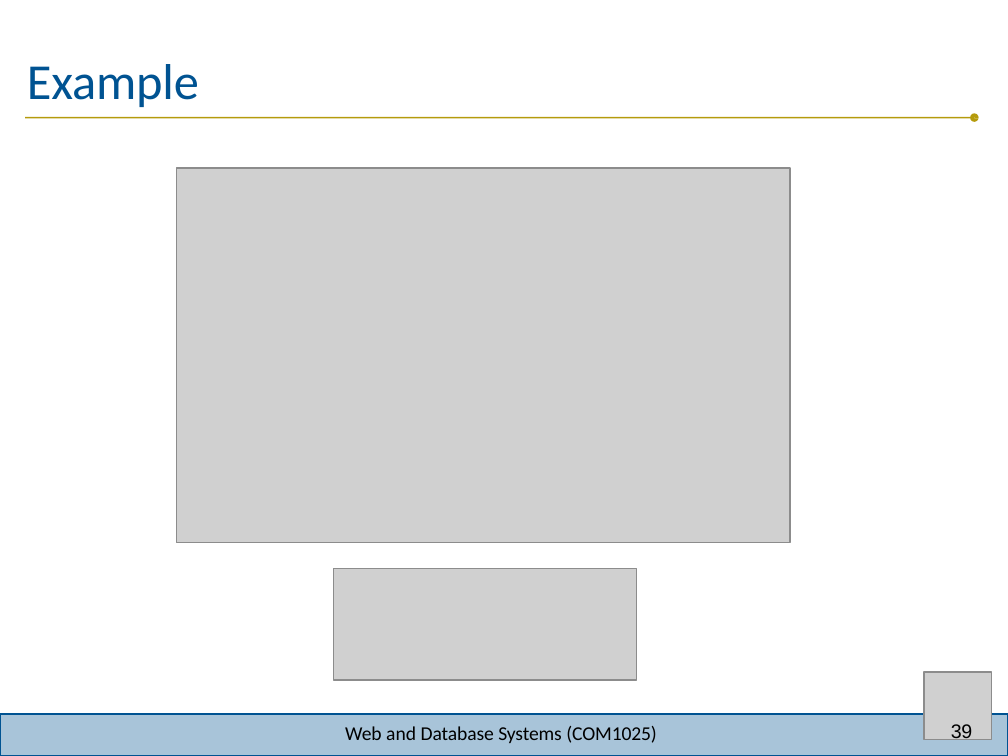
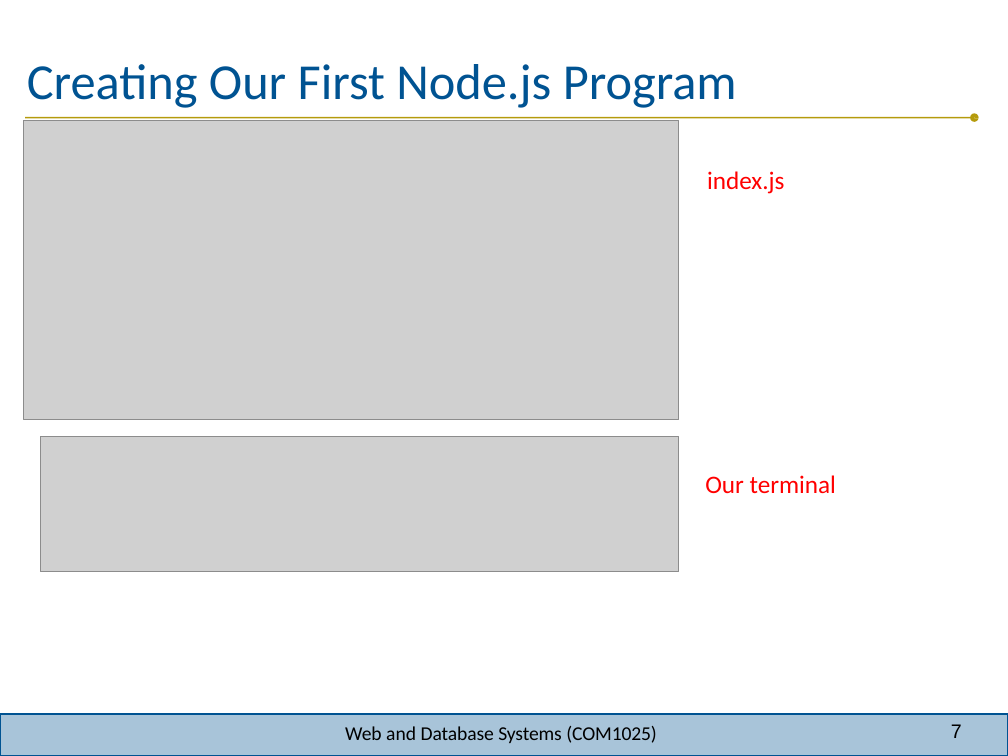
Before and after one commit to joeappleton18/WEB-AND-DATABASE-SYSTEMS, a slide deck: slide 7 of week-8/lecture/lecture.pptx (slide 39 before the commit). Drawn at 1008x756 pixels with LibreOffice and Linux fonts; fonts in the diff are those of the drawing; grey boxes stand for pictures; background and template pictures are left out. Boxes give left, top, right and bottom in pixels: in the first picture for what was removed or moved away, otherwise in the second. Text is boxed around its words. In the diff, an @@ line names an element or a change of style, - is before the commit and + after.

```diff
--- a/week-8/lecture/lecture.pptx
+++ b/week-8/lecture/lecture.pptx
@@ title at [27,64,737,108]: text changed @@
-Example
+Creating Our First Node.js Program
@@ freeform shape removed at [25,113,979,121] @@
@@ freeform shape added at [25,113,979,121], fill #B59B0C @@
@@ picture added at [24,120,679,419] @@
@@ picture removed at [176,168,790,543] @@
@@ text added at [707,171,784,194], 18 pt, text #FF0000 @@
+index.js
@@ picture added at [40,436,678,573] @@
@@ text added at [705,475,836,494], 18 pt, text #FF0000 @@
+Our terminal
@@ picture removed at [334,569,637,680] @@
@@ picture removed at [924,672,992,740] @@
@@ page number at [951,724,962,738]: text changed @@
-39
+7
```
Also in this commit, not shown: 9 other slides changed, 3 slides added, 29 slides removed, 20 other files.
